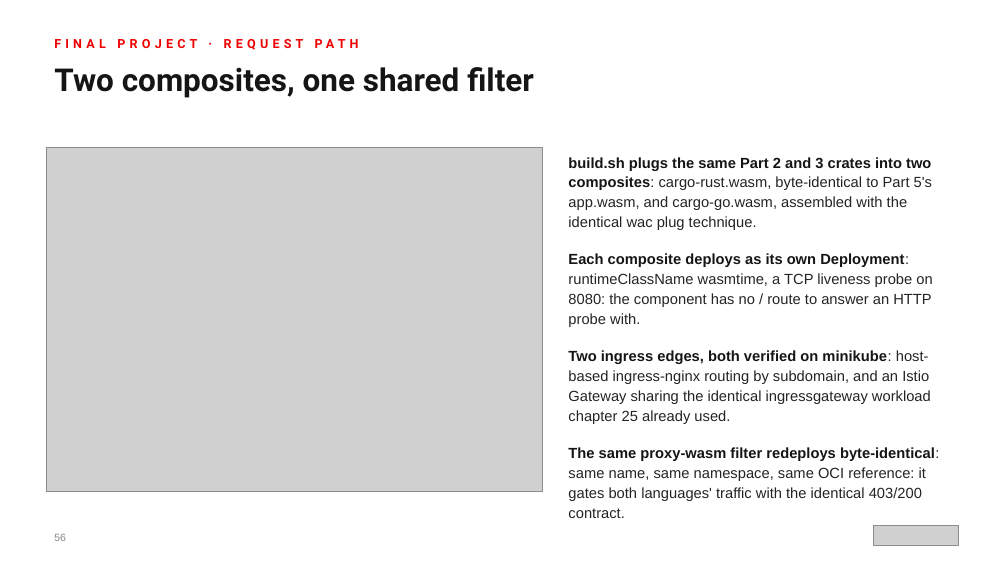
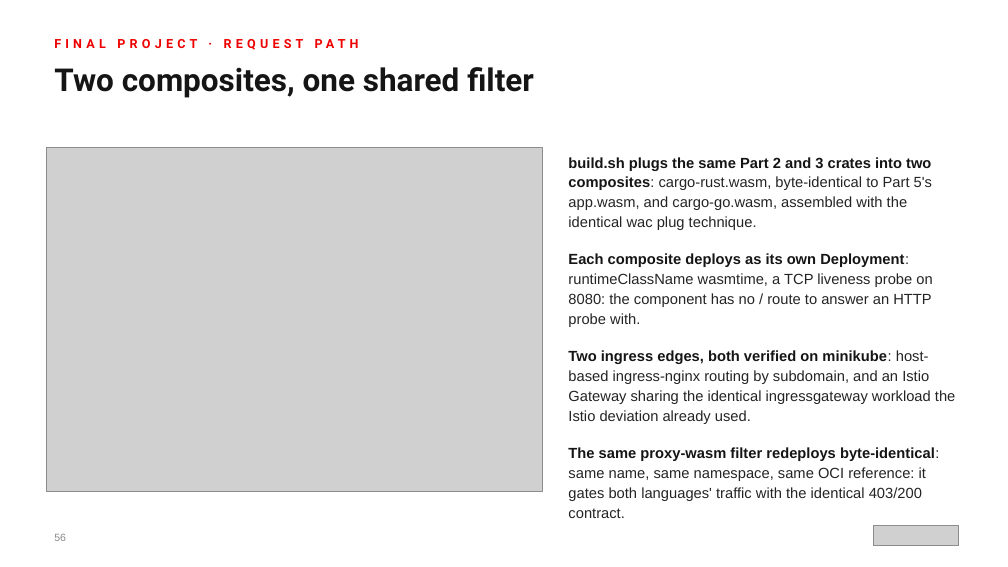
Before and after one commit to patterncatalyst/cn-patterns-and-practices-webassembly, a slide deck: slide 56 of presentation/wasm-201-rust/wasm-201-rust-r1.1.pptx. Drawn at 1008x567 pixels with LibreOffice and Linux fonts; fonts in the diff are those of the drawing; grey boxes stand for pictures. Boxes give left, top, right and bottom in pixels: in the first picture for what was removed or moved away, otherwise in the second. Text is boxed around its words. In the diff, an @@ line names an element or a change of style, - is before the commit and + after.

```diff
--- a/presentation/wasm-201-rust/wasm-201-rust-r1.1.pptx
+++ b/presentation/wasm-201-rust/wasm-201-rust-r1.1.pptx
@@ text at <box>568,350,955,424</box>: text changed @@
-● Two ingress edges, both verified on minikube: host-based ingress-nginx routing by subdomain, and an Istio Gateway sharing the identical ingressgateway workload chapter 25 already used.
+● Two ingress edges, both verified on minikube: host-based ingress-nginx routing by subdomain, and an Istio Gateway sharing the identical ingressgateway workload the Istio deviation already used.
```
Also in this commit, not shown: 9 other slides changed, 36 other files.
